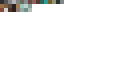
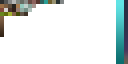
Revision of a layered w=128, h=64 image; what changed, layer by layer:
added layer "Layer 1" above "Curves 1" over <box>124,0,128,64</box>
added layer "Layer 2" above "Layer 0" over <box>116,0,120,64</box>
added layer "Layer 0" over <box>0,0,128,64</box>
